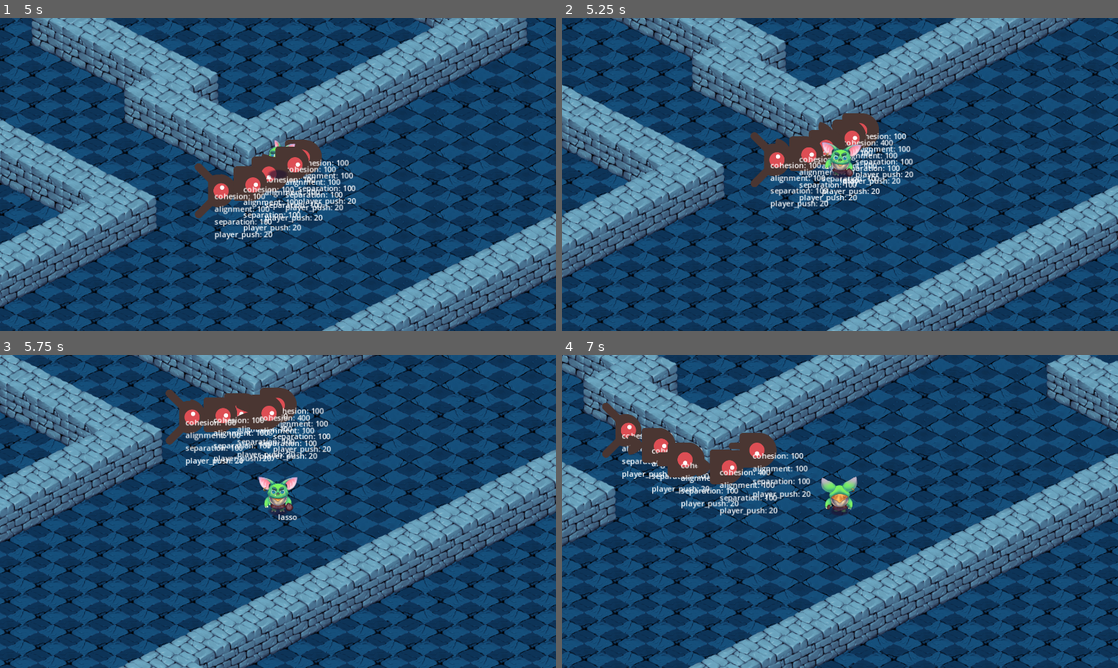
Above: before the commit, frames 1-4 (two rows, left to right).
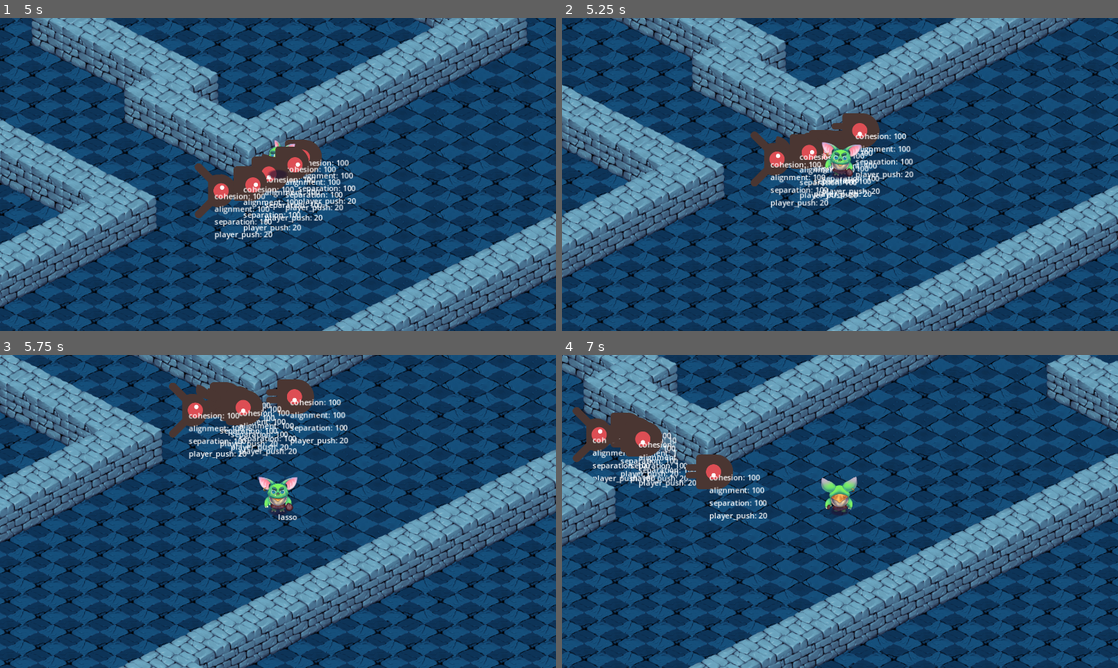
Above: after the commit, the same moments.

Repository: JoshuaNHardison/isometric
Game: Godot game, scene res://levels/level_0.tscn
The game is run twice, just before and just after one commit, with the same random seed, the same clock (stepped at 60 frames per second) and the same inputs. This scene is started directly instead of the project's main scene.
Inputs (mouse positions are in pixels of both pictures, inside the frame that each line leads up to):
- Up to frame 1 (5 s): tap Enter at 0.5 s; move the mouse to (400, 158) at 0.52 s; hold Right (move_right) 0.53-1.28 s; click (400, 158) at 0.6 s; tap Space (lasso) at 0.8, 1.35, 2.3, 2.85, 3.8 s; move the mouse to (166, 190) at 1.27 s; hold Down (move_down) 1.28-2.03 s; click (166, 190) at 1.55 s; move the mouse to (333, 105) at 2.02 s; hold Right (move_right) 2.03-2.78 s; click (333, 105) at 2.1 s; move the mouse to (250, 237) at 2.77 s; hold Up (move_up) 2.78-3.53 s; click (250, 237) at 3.05 s; move the mouse to (444, 221) at 3.52 s; hold Left (move_left) from 3.53 s (still down); tap Mouse wheel up (zoom_in) at 3.6 s; move the mouse to (111, 127) at 4.27 s; tap Mouse wheel down (zoom_out) at 4.35 s; click (111, 127) at 4.55 s
- Up to frame 2 (5.25 s): move the mouse to (867, 174) at 5.02 s; release Left (move_left) at 5.03 s; hold Down (move_down) from 5.03 s (still down); tap C at 5.1 s; click (867, 174) at 5.17 s
- Up to frame 3 (5.75 s): keep holding Down (move_down); tap Space (lasso) at 5.3 s
- Up to frame 4 (7 s): move the mouse to (756, 433) at 5.77 s; release Down (move_down) at 5.78 s; hold Right (move_right) 5.78-6.53 s; click (756, 433) at 5.85 s; move the mouse to (962, 495) at 6.52 s; hold Up (move_up) from 6.53 s (still down); tap Space (lasso) at 6.6 s

Frame 1 is identical in both runs. In frame 2, 1.9% of the frame differs, in the area x 33-63%, y 32-61%; in frame 3, 4.7%; in frame 4, 5.6%, in the area x 1-45%, y 15-53%.

Commit message:
added another version of lasso that teleports cow to the center of flock

Diff:
--- a/scripts/Cow.gd
+++ b/scripts/Cow.gd
@@ -174,18 +174,17 @@
 	var cohesion = direction * speed * cohesion_strength
 	return cohesion #return
 
-func center_of_mass():
-	var boids_in_range = []
+func _center_of_mass():
+	var boids_in_range = get_closest_cows(self, 4, boids_distance)
 	var center_of_mass = Vector2.ZERO
-	for boid in CowManager.all_boids:
-			if boid != self and (boid.global_position - global_position).length() <= boids_radius:
-				boids_in_range.append(boid)
-	if boids_in_range.size() > 0:
-		for boid in boids_in_range:
-			center_of_mass += boid.global_position
-		center_of_mass /= boids_in_range.size()
-		return center_of_mass
-	return player.position
+	var count = boids_in_range.size()
+
+	if count == 0:
+		return Vector2.ZERO
+	for boid in boids_in_range:
+		center_of_mass += boid.global_position
+	center_of_mass /= boids_in_range.size()
+	return center_of_mass
 
 ##func behavior_dog_push(delta):
 	###dog push cow logic
@@ -312,57 +311,58 @@
 		#velocity = velocity.lerp(goal_velocity, smooth_factor)
 	#return velocity
 
-#should i connect the lasso signal to the "teleport" function?
+#this should be in the cow manager function. get closest cow to player then teleport
 func _on_lasso():
-	print("the player lasso'd")
-	original_cohesion_strength = cohesion_strength
-	cohesion_strength *= 4
-	var timer = Timer.new()
-	timer.wait_time = 2.0
-	timer.one_shot = true
-	timer.connect("timeout", _step2_lasso)  # Connect timer to reset function
-	add_child(timer)
-	timer.start()
-	print("cohesion str: " + str(cohesion_strength))
-	#var closest_cow = get_closest_cows(dog, 1, 200)
-	#if closest_cow.size() > 0:
-		#print("Inside _on_lasso() -> Closest cow: ", closest_cow[0])
-		#var cow_position = closest_cow[0].position
-		#var boids_center = center_of_mass()
-		#var direction = (boids_center - self.global_position).normalized()
-		#closest_cow[0].position += direction * speed
-
-func _step2_lasso():
-	cohesion_strength = original_cohesion_strength
-	print("cohesion str: " + str(cohesion_strength))
-
-	original_separation_strength = separation_strength
-	separation_strength += 2
-
-	var timer = Timer.new()
-	timer.wait_time = 2.0
-	timer.one_shot = true
-	timer.connect("timeout", _step3_lasso)
-	add_child(timer)
-	timer.start()
-	print("cohesion str: " + str(cohesion_strength))
-
-
-func _step3_lasso():
-	separation_strength = original_separation_strength
-	print("separation_strength: " + str(separation_strength))
-
-
-#
-#func _on_dog_bark():
-	#print("The dog barked! React accordingly.")
-	#var closest_cows = get_closest_cows(dog, 1, 200)
-	##add a distance check for closest cow
-	#if closest_cows.size() > 0:
-		#print("Closest cow: ", closest_cows[0])
-		#closest_cows[0].speed += 200
-	#else:
-		#print("No cows found.")
+	var com = _center_of_mass()
+	print("center of mass:" + str(com))
+	self.global_position = com
+
+#func _on_lasso():
+	#print("the player lasso'd")
+	#var com = _center_of_mass()
+	#print("center of mass:" + str(com))
+	#original_cohesion_strength = cohesion_strength
+	#cohesion_strength *= 4
+	#var timer = Timer.new()
+	#timer.wait_time = 2.0
+	#timer.one_shot = true
+	#timer.connect("timeout", _step2_lasso)  # Connect timer to reset function
+	#add_child(timer)
+	#timer.start()
+	##var closest_cow = get_closest_cows(dog, 1, 200)
+	##if closest_cow.size() > 0:
+		##print("Inside _on_lasso() -> Closest cow: ", closest_cow[0])
+		##var cow_position = closest_cow[0].position
+		##var boids_center = center_of_mass()
+		##var direction = (boids_center - self.global_position).normalized()
+		##closest_cow[0].position += direction * speed
+#func _step2_lasso():
+	#cohesion_strength = original_cohesion_strength
+	#print("cohesion str: " + str(cohesion_strength))
+	#
+	#original_separation_strength = separation_strength
+	#separation_strength += 2
+	#
+	#var timer = Timer.new()
+	#timer.wait_time = 2.0
+	#timer.one_shot = true
+	#timer.connect("timeout", _step3_lasso)
+	#add_child(timer)
+	#timer.start()
+#func _step3_lasso():
+	#separation_strength = original_separation_strength
+#
+#
+##
+##func _on_dog_bark():
+	##print("The dog barked! React accordingly.")
+	##var closest_cows = get_closest_cows(dog, 1, 200)
+	###add a distance check for closest cow
+	##if closest_cows.size() > 0:
+		##print("Closest cow: ", closest_cows[0])
+		##closest_cows[0].speed += 200
+	##else:
+		##print("No cows found.")
 
 
 
